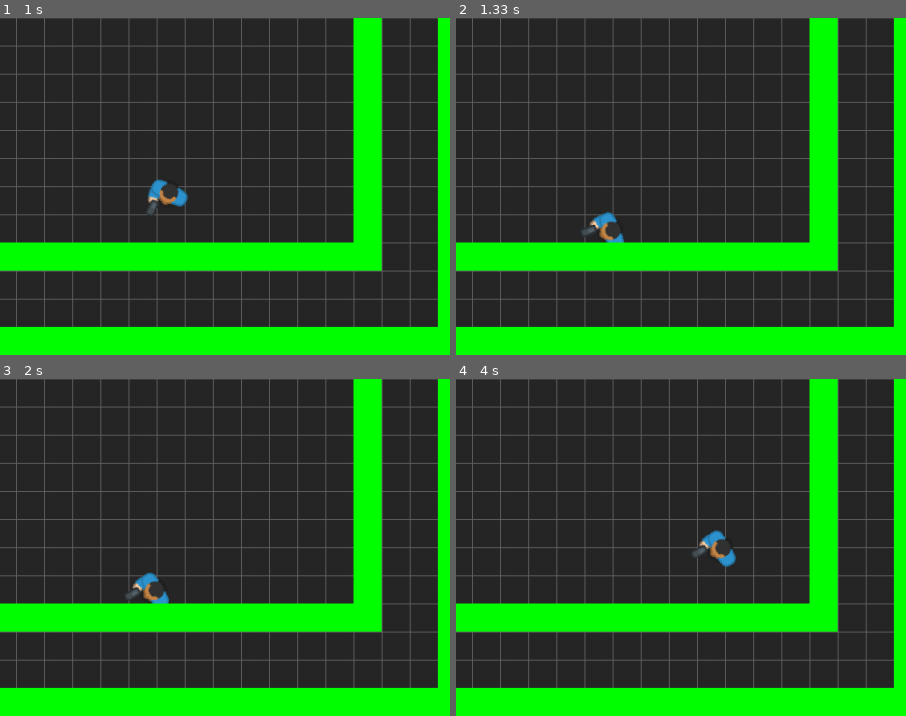
Above: before the commit, frames 1-4 (two rows, left to right).
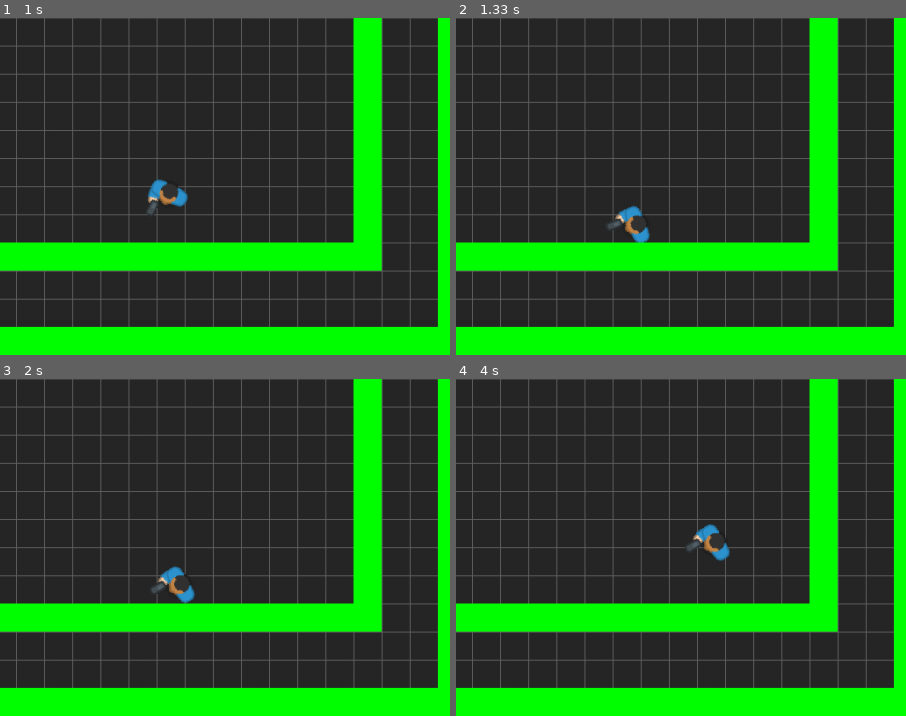
Above: after the commit, the same moments.

Repository: ceefar/PyGame
Game: pygame game, started from v1/main.py
Two runs of this game, one before a commit and one after it. Both use one fixed random seed, a clock stepped at 60 frames per second and the inputs below.
Inputs:
- Up to frame 1 (1 s): hold Right 0.33-0.8 s; hold Up from 0.83 s (still down)
- Up to frame 2 (1.33 s): release Up at 1.13 s; hold Right from 1.17 s (still down)
- Up to frame 3 (2 s): release Right at 1.63 s; hold Left from 1.67 s (still down)
- Up to frame 4 (4 s): release Left at 2.2 s; hold Down 2.23-2.53 s; hold Left 2.57-2.97 s; hold Up 3-3.37 s; hold Right from 3.4 s (still down)
The pictures show only the part of the screen within x 48-98%, y 50-100%; the shares and areas given below are measured in that part.

Frame 1 is identical in both runs. In frame 2, 0.8% of the frame differs, in the area x 28-44%, y 55-67%; in frame 3, 0.8%; in frame 4, 0.7%.

Commit message:
starting hordes

Diff:
--- a/v1/main.py
+++ b/v1/main.py
@@ -88,15 +88,18 @@
             pg.draw.line(self.screen, LIGHTGREY, (0, y), (WIDTH, y))
 
     def draw(self):
+        # temp, set the caption of the window to be any core debug things, framerate etc
+        pg.display.set_caption(f"FPS: {self.clock.get_fps():.2f}, Energy: {self.player.sprint_meter}, State: {self.player.state_state}-{self.player.state_moving}, Interacting: {self.player.is_interacting}, Player: {self.player.pos} / {self.player.vel} / {self.player.rot:.0f}, Gold: {self.player.player_gold}") # pos, vel, rot, sprint_meter, state_moving, state_state, is_interacting, player_gold
+        # actual draw stuff
         self.screen.fill(BGCOLOR)
         self.draw_grid()
         for sprite in self.all_sprites:
             # take the camera and apply it to that sprite
             self.screen.blit(sprite.image, self.camera.apply(sprite))
         # for debugging -> draw the players rectangle, and hitbox
-        draw_rect = False
+        draw_rect = True
         if draw_rect:
-            pg.draw.rect(self.screen, WHITE, self.camera.apply(self.player), 2)
+            # pg.draw.rect(self.screen, WHITE, self.camera.apply(self.player), 2)
             # wont draw hit rect which is weird af
             pg.draw.rect(self.screen, WHITE, self.player.hit_rect, 5)
         pg.display.flip()
--- a/v1/settings.py
+++ b/v1/settings.py
@@ -48,7 +48,9 @@
 PLAYER_SPEED = 320
 PLAYER_ROT_SPEED = 250 # degrees per second, so just under 1 second to go all the way around (1 rotation)
 PLAYER_IMG = "manBlue_gun.png"
-PLAYER_HIT_RECT = pg.Rect(0,0,20,20)
+PLAYER_HIT_RECT = pg.Rect(0,0,35,35)
+
+WALL_IMG = "tileGreen_39.png"
 
 # new test stuff
 PLAYER_BLUR1_IMG = "manBlue_gun_blur1.png"
Binary file added: v1/img/tileGreen_39.png
